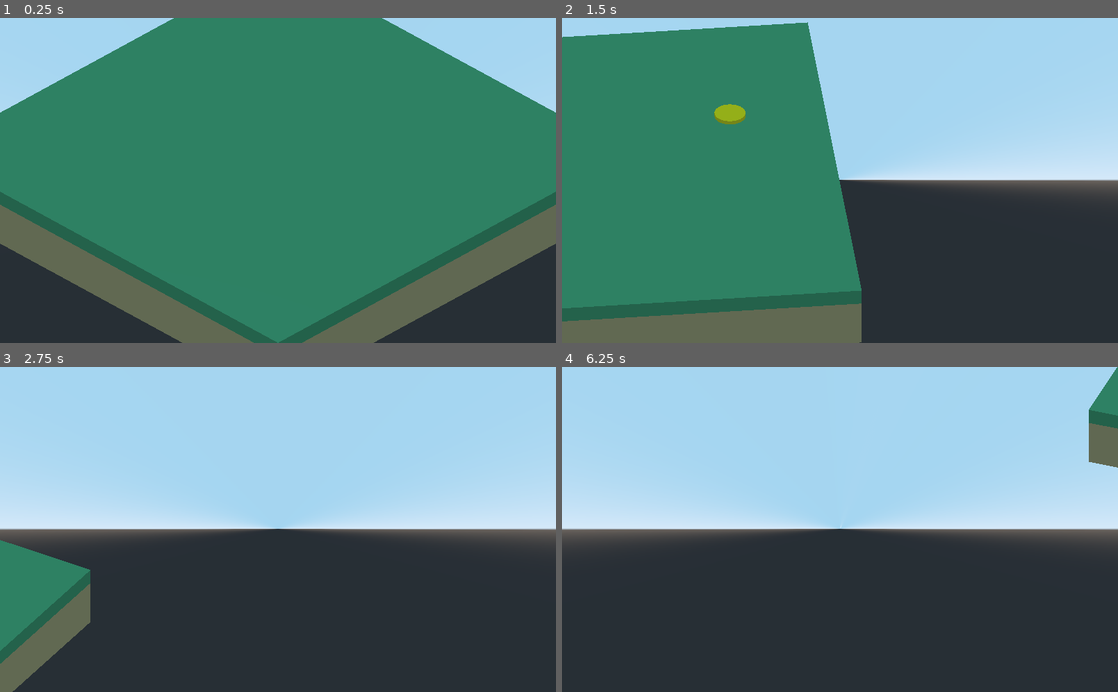
Above: before the commit, frames 1-4 (two rows, left to right).
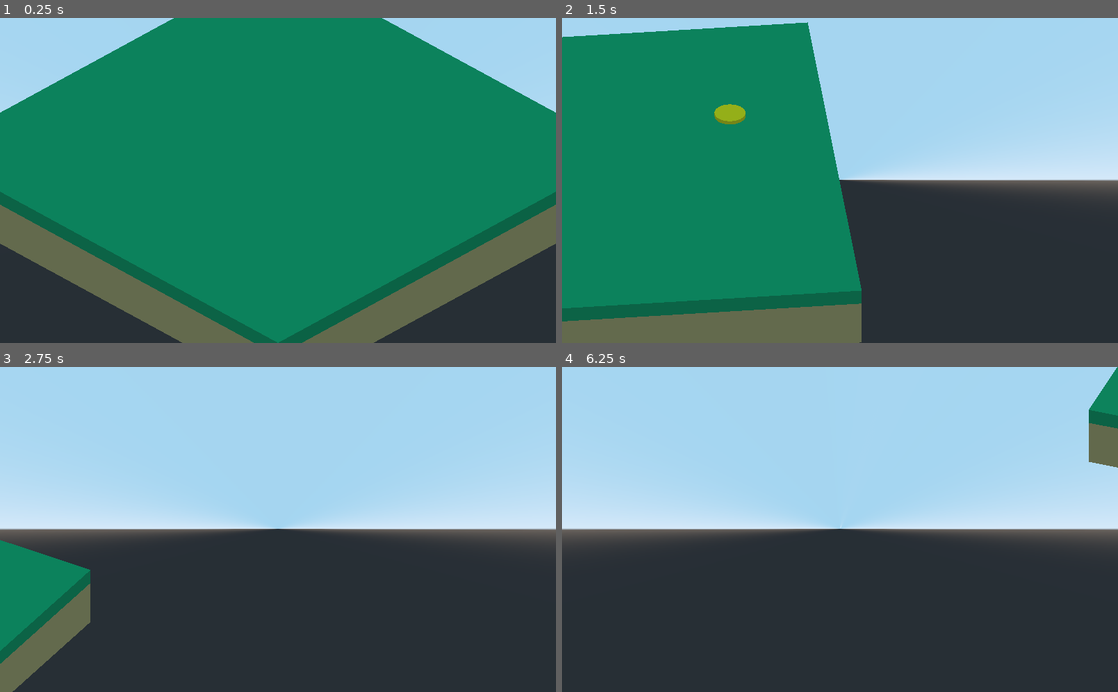
Above: after the commit, the same moments.

Repository: fmaclen/citynista
Game: Godot game, scene res://Main.tscn
The game is run twice, just before and just after one commit, with the same random seed, the same clock (stepped at 60 frames per second) and the same inputs.
Inputs (mouse positions are in pixels of both pictures, inside the frame that each line leads up to):
- Up to frame 1 (0.25 s): no input
- Up to frame 2 (1.5 s): tap Enter at 0.5 s; move the mouse to (962, 164) at 0.52 s; hold Right (ui_right) 0.53-1.28 s; hold Q (camera_rotate_left) 0.53-1.28 s; click (962, 164) at 0.67 s; move the mouse to (728, 196) at 1.27 s; hold Down (ui_down) from 1.28 s (still down); tap E (camera_rotate_right) at 1.35 s
- Up to frame 3 (2.75 s): move the mouse to (333, 458) at 2.02 s; release Down (ui_down) at 2.03 s; hold Right (ui_right) from 2.03 s (still down); hold Q (camera_rotate_left) from 2.03 s (still down)
- Up to frame 4 (6.25 s): move the mouse to (812, 594) at 2.77 s; release Right (ui_right) at 2.78 s; release Q (camera_rotate_left) at 2.78 s; hold Up (ui_up) 2.78-3.53 s; tap E (camera_rotate_right) at 2.85, 4.35, 5.85 s; click (812, 594) at 2.92 s; move the mouse to (1006, 578) at 3.52 s; hold Q (camera_rotate_left) 3.53-4.28 s; hold Left (ui_left) 3.53-5.03 s; move the mouse to (673, 480) at 4.27 s; tap Space at 5 s; move the mouse to (867, 529) at 5.02 s; hold Down (ui_down) 5.03-5.78 s; hold Q (camera_rotate_left) 5.03-5.78 s; click (867, 529) at 5.17 s; tap Enter at 5.75 s; move the mouse to (756, 448) at 5.77 s; hold Right (ui_right) from 5.78 s (still down)

The runs differ from the first frame. In frame 1, 68% of the frame differs, in the area x 0-100%, y 0-100%; in frame 2, 41%; in frame 3, 2.8%; in frame 4, 0.4%.

Commit message:
Remove png textures

Diff:
--- a/Main.tscn
+++ b/Main.tscn
@@ -1,15 +1,13 @@
-[gd_scene load_steps=12 format=2]
+[gd_scene load_steps=10 format=2]
 
 [ext_resource path="res://Camera.gd" type="Script" id=1]
-[ext_resource path="res://grass.png" type="Texture" id=2]
-[ext_resource path="res://dirt.png" type="Texture" id=3]
 [ext_resource path="res://Map.gd" type="Script" id=4]
 
 [sub_resource type="BoxShape" id=5]
 extents = Vector3( 16, 2, 16 )
 
-[sub_resource type="SpatialMaterial" id=1]
-albedo_texture = ExtResource( 2 )
+[sub_resource type="SpatialMaterial" id=8]
+albedo_color = Color( 0.0117647, 0.623529, 0.384314, 1 )
 
 [sub_resource type="CubeMesh" id=2]
 size = Vector3( 32, 1, 32 )
@@ -17,8 +15,8 @@
 [sub_resource type="CubeMesh" id=3]
 size = Vector3( 32, 3, 32 )
 
-[sub_resource type="SpatialMaterial" id=4]
-albedo_texture = ExtResource( 3 )
+[sub_resource type="SpatialMaterial" id=9]
+albedo_color = Color( 0.776471, 0.666667, 0.427451, 1 )
 
 [sub_resource type="CylinderMesh" id=6]
 height = 0.5
@@ -46,7 +44,7 @@
 
 [node name="Grass" type="MeshInstance" parent="Map/Ground"]
 transform = Transform( 1, 0, 0, 0, 1, 0, 0, 0, 1, 0, 1.5, 0 )
-material_override = SubResource( 1 )
+material_override = SubResource( 8 )
 mesh = SubResource( 2 )
 skeleton = NodePath("../..")
 material/0 = null
@@ -55,7 +53,7 @@
 transform = Transform( 1, 0, 0, 0, 1, 0, 0, 0, 1, 0, -0.5, 0 )
 mesh = SubResource( 3 )
 skeleton = NodePath("../..")
-material/0 = SubResource( 4 )
+material/0 = SubResource( 9 )
 
 [node name="Marker" type="MeshInstance" parent="Map"]
 transform = Transform( 1, 0, 0, 0, 1, 0, 0, 0, 1, 0, -1, 0 )
Binary file removed: dirt.png
Not shown, removed: dirt.png.import
Binary file removed: grass.png
Not shown, removed: grass.png.import
